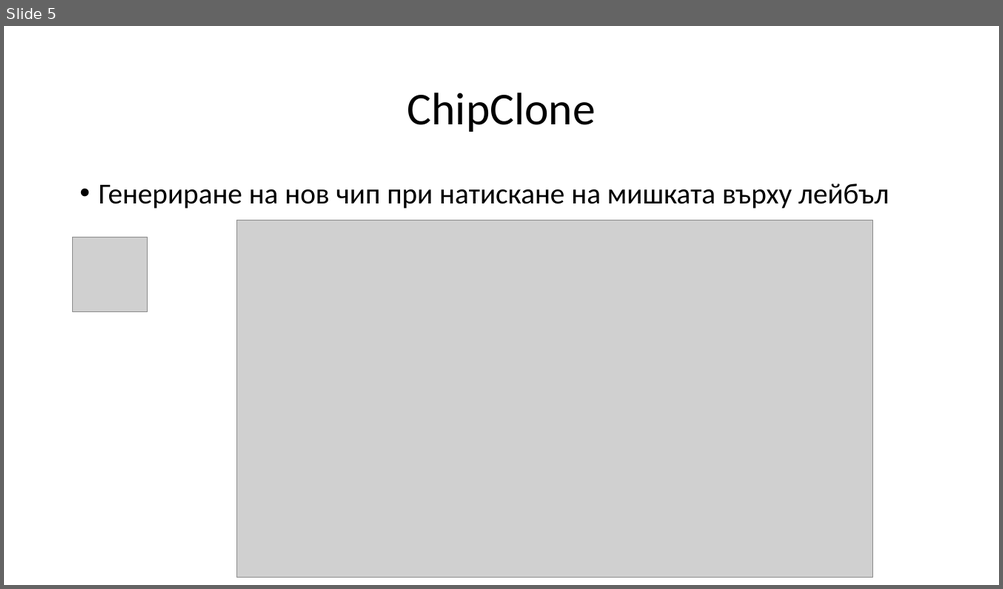
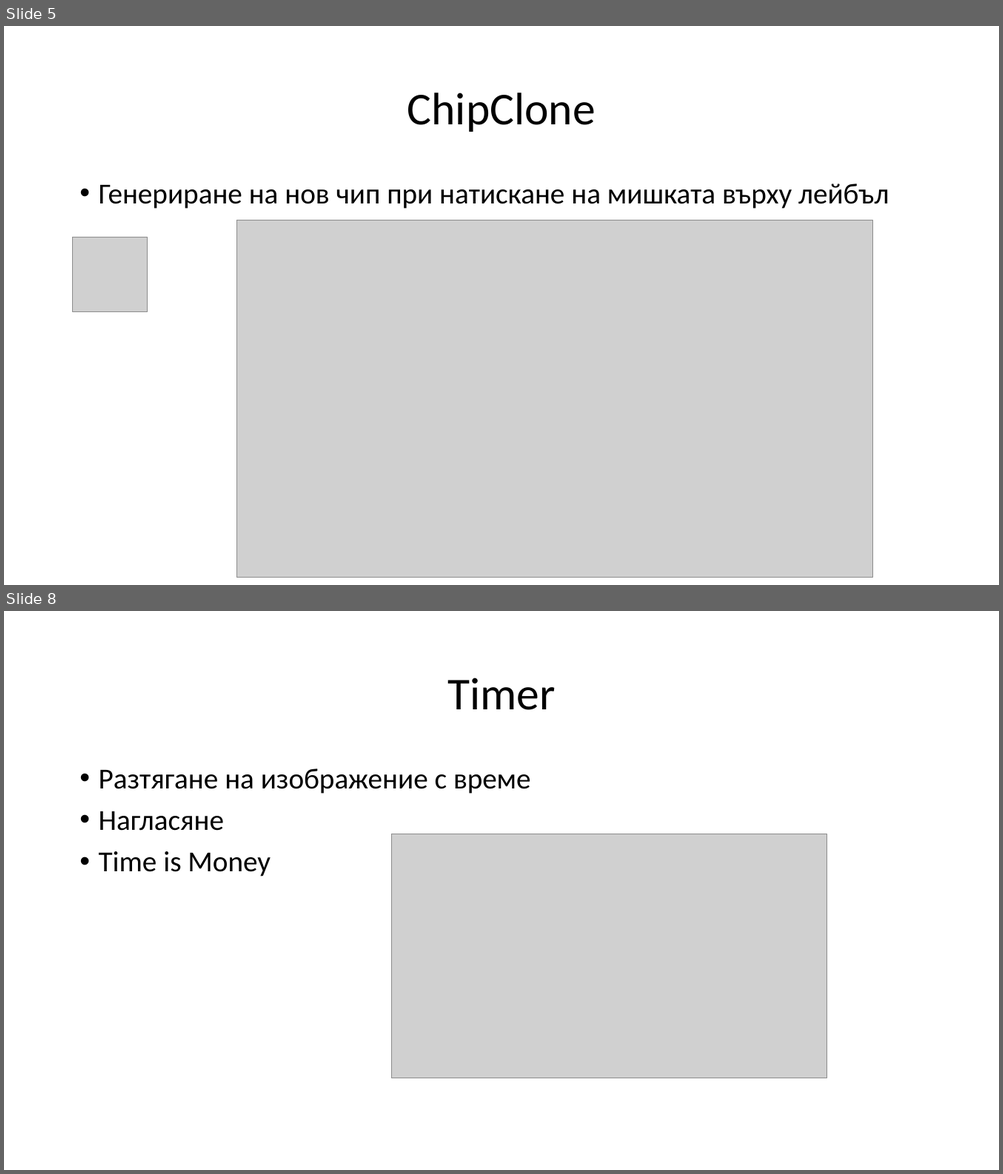
Before and after one commit to moplest/dsfsfdfds, a slide deck: Prezentaciq/problemiii.pptx. Shown one above the other, each under a label of ours: slide 5 before the commit, slides 5 and 8 after it; the slides between them are not shown. The pictures are 1003x589 and 1003x1174 pixels, drawn with LibreOffice and Linux fonts; fonts in the diff are those of the drawing; grey boxes stand for pictures. Boxes give left, top, right and bottom in pixels: in the first picture for what was removed or moved away, otherwise in the second. Text is boxed around its words. In the diff, an @@ line names an element or a change of style, - is before the commit and + after.

```diff
--- a/Prezentaciq/problemiii.pptx
+++ b/Prezentaciq/problemiii.pptx
@@ slide 8 added at [4,611,999,1170], background #FFFFFF @@
@@ title added at [447,678,555,710], 44 pt, text #000000 @@
+Timer
@@ text added at [99,769,531,877], 28 pt, text #000000 @@
+• Разтягане на изображение с време
+• Нагласяне
+• Time is Money
@@ picture added at [391,834,826,1079] @@
```
Also in this commit, not shown: 3 slides changed, 4 other slides added, 8 other files.
